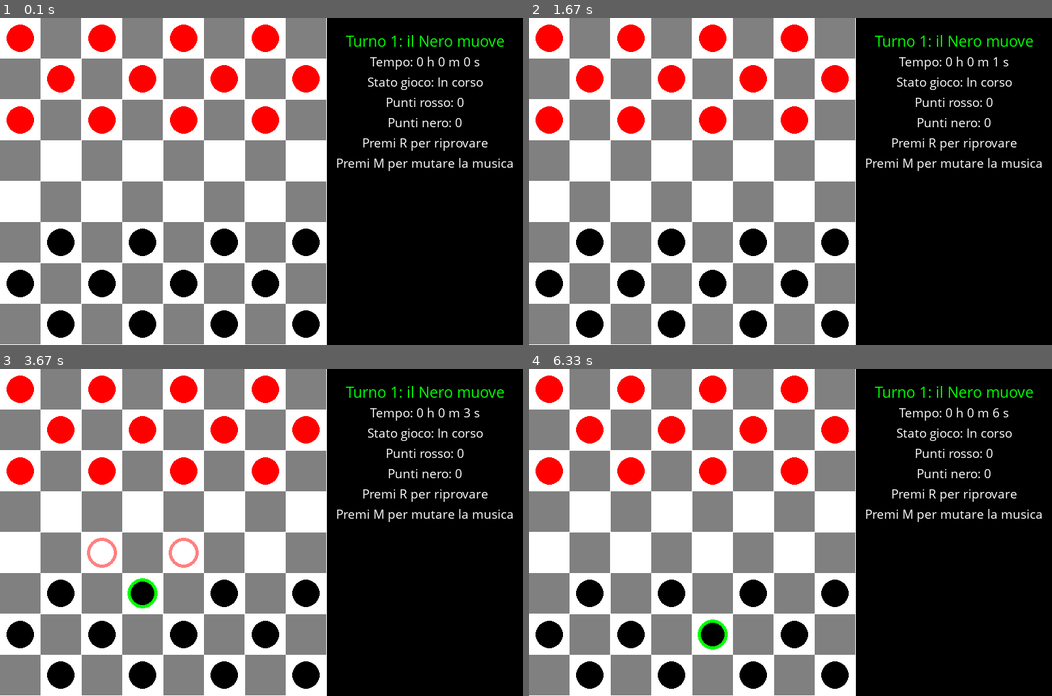
Above: before the commit, frames 1-4 (two rows, left to right).
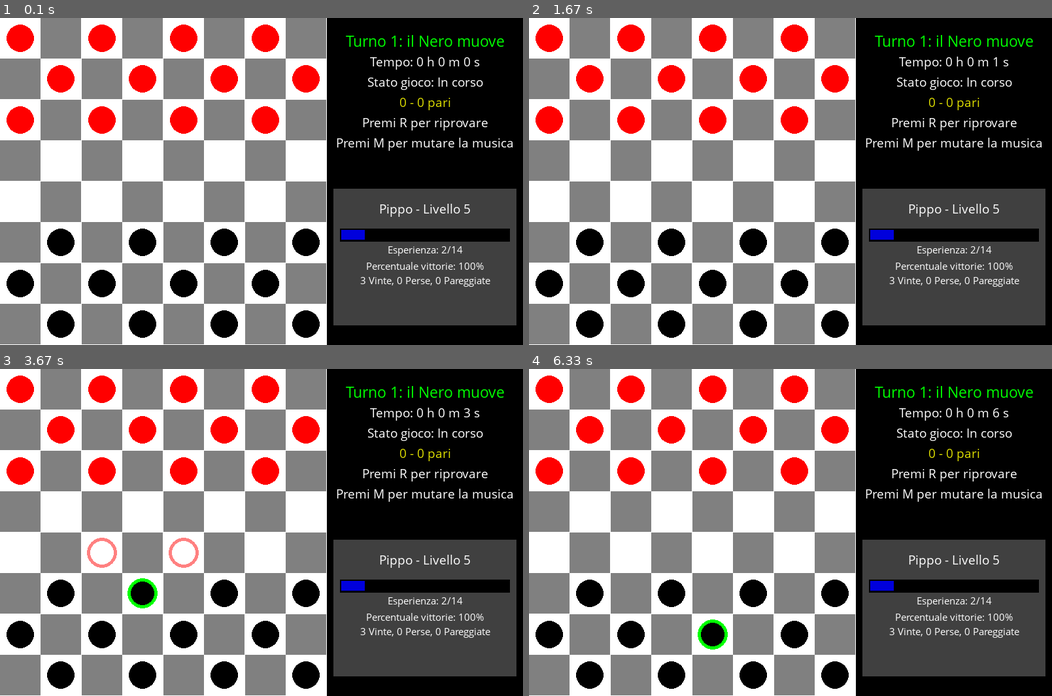
Above: after the commit, the same moments.

Repository: AlessandroBonomo28/pygame-tests
Game: pygame game, started from test1/game.py
The game is run twice, just before and just after one commit, with the same random seed, the same clock (stepped at 60 frames per second) and the same inputs.
Inputs (mouse positions are in pixels of both pictures, inside the frame that each line leads up to):
- Up to frame 1 (0.1 s): no input
- Up to frame 2 (1.67 s): press the mouse at (790, 204) at 0.37 s; move the mouse to (727, 194) at 0.47 s; release the mouse at (664, 184) at 0.6 s
- Up to frame 3 (3.67 s): click (141, 575) at 2.22 s; press the mouse at (141, 575) at 2.53 s; move the mouse to (156, 610) at 2.63 s; release the mouse at (167, 650) at 2.77 s; click (146, 473) at 2.88 s; press the mouse at (146, 473) at 3.2 s; move the mouse to (141, 532) at 3.3 s; release the mouse at (135, 591) at 3.43 s; press the mouse at (146, 473) at 3.53 s; move the mouse to (162, 460) at 3.63 s
- Up to frame 4 (6.33 s): release the mouse at (706, 450) at 3.77 s; click (701, 637) at 3.92 s; press the mouse at (675, 473) at 4.7 s; move the mouse to (816, 483) at 4.8 s; release the mouse at (957, 496) at 4.93 s; click (727, 640) at 5.95 s

The runs differ from the first frame. In frame 1, 15% of the frame differs, in the area x 63-99%, y 24-94%; in frame 2, 15%; in frame 3, 15%; in frame 4, 15%.

Commit message:
dama sounds

Diff:
--- /dev/null
+++ b/test1/build.py
@@ -0,0 +1,5 @@
+import os
+# runs the following command with os, produces the executable in dist folder
+#pyinstaller game.py --add-data "loop.mp3;game_settings.json;."
+
+os.system("pyinstaller game.py --add-data \"loop.mp3;game_settings.json;.\"")
--- a/test1/data/player.json
+++ b/test1/data/player.json
@@ -1 +1 @@
-{"ID": "2c2b2c43-3bf6-41de-b766-49f178e34f6a", "name": "Pippo", "experience": 0, "total_experience": 0, "level": 1, "losses": 0, "wins": 0}
+{"ID": "d1777a66-8de1-49c7-bfe4-803f7183def0", "name": "Pippo", "experience": 2.0492815953771775, "draws": 0, "total_experience": 42, "level": 5, "losses": 0, "wins": 3}
--- a/test1/game.py
+++ b/test1/game.py
@@ -1,6 +1,7 @@
-import pygame
+import pygame,os,json
 
 from model.dama import *
+from model.player import *
 width = 800
 height = 500
 
@@ -10,9 +11,9 @@
 text_spacing = cell_width//2
 
 bgColor = (255,255,255)
-evenCellColor = (128,128,128)
+evenCellColor = (128,128,128)#(205,133,63)
 oddCellColor = (255,255,255)
-bgLogColor = (0,0,0,128)
+bgLogColor = (0,0,0)
 redPiecesColor = (255,0,0)
 blackPiecesColor = (0,0,0)
 colorSelectedPiece = (0,255,0)
@@ -92,25 +93,69 @@
 	textRect.center = (text_x, text_y + text_spacing*2)
 	canvas.blit(text, textRect)
 
-	text = normalText.render(f"Punti rosso: {board.red_score}", True, textColor, (0,0,0))
+	min_score = min(board.red_score, board.black_score)
+	max_score = max(board.red_score, board.black_score)
+
+	score_txt_color = (220,220,0)
+	score_txt = f"{max_score} - {min_score}"
+	if board.red_score > board.black_score:
+		score_txt += " per il Rosso"
+	elif board.red_score < board.black_score:
+		score_txt += " per il Nero"
+	else:
+		score_txt += " pari"
+	text = normalText.render(score_txt, True, score_txt_color, (0,0,0))
 	textRect = text.get_rect()
 	textRect.center = (text_x, text_y + text_spacing*3)
-	canvas.blit(text, textRect)
-
-	text = normalText.render(f"Punti nero: {board.black_score}", True, textColor, (0,0,0))
-	textRect = text.get_rect()
-	textRect.center = (text_x, text_y + text_spacing*4)
 	canvas.blit(text, textRect)
 
 	reset_color = (255,255,255) if board.status == GameStatus.IN_PROGRESS else (0,255,0)
 	text = normalText.render(f"Premi R per riprovare", True, reset_color, (0,0,0))
 	textRect = text.get_rect()
+	textRect.center = (text_x, text_y + text_spacing*4)
+	canvas.blit(text, textRect)
+
+	text = normalText.render(f"Premi M per mutare la musica", True, textColor, (0,0,0))
+	textRect = text.get_rect()
 	textRect.center = (text_x, text_y + text_spacing*5)
 	canvas.blit(text, textRect)
 
-	text = normalText.render(f"Premi M per mutare la musica", True, textColor, (0,0,0))
-	textRect = text.get_rect()
-	textRect.center = (text_x, text_y + text_spacing*6)
+def drawExpBar(x,y):
+	w = (width - cell_width*8) - 40
+	pygame.draw.rect(canvas,(0,0,0),(x,y,w,cell_width//3))
+	pygame.draw.rect(canvas,(0,0,220),(x+cell_width//24,y+cell_width//24,(w-cell_width//24)*(player.experience/player.exp_limit_current_level()),cell_width//4))
+
+def drawPlayerStats():
+	text_x = 8*cell_width + (width -8*cell_width)//2
+	text_y = height//2 + cell_width//2 +10
+	bgColorRect = (64,64,64)
+	# draw background rect
+	pygame.draw.rect(canvas,bgColorRect,(8*cell_width +10, text_y - 30, width-(8*cell_width+20), height-text_y))
+	colorPlayerTxt = (255,255,255)
+	text = normalText.render(f"{player.name} - Livello {player.level}", True,colorPlayerTxt ,bgColorRect)
+	textRect = text.get_rect()
+	textRect.center = (text_x, text_y)
+	canvas.blit(text, textRect)
+
+	drawExpBar(8*cell_width + 20, text_y + text_spacing)
+	txt_exp = f"Esperienza: {int(player.experience)}/{int(player.exp_limit_current_level())}"
+	txt_exp_color = (255,255,255)
+	if board.status == GameStatus.BLACK_WINS:
+		txt_exp += f"  +{board.black_score*board.get_multiplier()} guadagnati!"
+		txt_exp_color = (0,255,0)
+	text = playerText.render(txt_exp, True, txt_exp_color,bgColorRect)
+	textRect = text.get_rect()
+	textRect.center = (text_x, text_y+ text_spacing*2)
+	canvas.blit(text, textRect)
+
+	text = playerText.render(f"Percentuale vittorie: {int(player.win_percent())}%", True, colorPlayerTxt,bgColorRect)
+	textRect = text.get_rect()
+	textRect.center = (text_x, text_y+ text_spacing*2.8)
+	canvas.blit(text, textRect)
+
+	text = playerText.render(f"{player.wins} Vinte, {player.losses} Perse, {player.draws} Pareggiate", True, colorPlayerTxt,bgColorRect)
+	textRect = text.get_rect()
+	textRect.center = (text_x, text_y+ text_spacing*3.5)
 	canvas.blit(text, textRect)
 
 def drawPreviousMove():
@@ -131,11 +176,20 @@
 
 audio_enabled = True
 pygame.mixer.init()
+
+move_sound = pygame.mixer.Sound("sounds/move.mp3")
+win_sound = pygame.mixer.Sound("sounds/win.mp3")
+lose_sound = pygame.mixer.Sound("sounds/lose.mp3")
+draw_sound = pygame.mixer.Sound("sounds/draw.mp3")
+dama_sound = pygame.mixer.Sound("sounds/dama.mp3")
+enemy_dama_sound = pygame.mixer.Sound("sounds/enemy_dama.mp3")
+
 pygame.mixer.music.load('loop.mp3')
 pygame.mixer.music.play(-1)
 
 fontTurn = pygame.font.SysFont('Comic Sans MS', 25)
 normalText = pygame.font.SysFont('Comic Sans MS', 20)
+playerText = pygame.font.SysFont('Comic Sans MS', 16)
 # CREATING CANVAS
 # resizable window
 
@@ -144,12 +198,23 @@
 
 # TITLE OF CANVAS
 pygame.display.set_caption("Dama 2023")
+
+try:
+	with open("game_settings.json") as f:
+		game_settings = json.load(f)
+		AI_delay_ms = game_settings["AI_delay_ms"]
+except:
+	AI_delay_ms = 500
+
 
 exit = False
 RED_AI_enabled = True
 BLACK_AI_enabled = False
 auto_reset = False
-AI_delay_ms = 500
+
+player = Player("Pippo")
+
+assign_exp = False
 
 black_pieces = []
 red_pieces = []
@@ -173,15 +238,29 @@
 while not exit:
 	if board.status == GameStatus.IN_PROGRESS:
 		time_elapsed_ms += pygame.time.Clock().tick(60)
+	elif assign_exp:
+		assign_exp = False
+		player.add_exp(board.black_score)
 	canvas.fill(bgColor)
 
 	if board.status == GameStatus.IN_PROGRESS:
 		if board.whoMoves() == PieceColor.RED and RED_AI_enabled:
 			# AI RED
-			board.makeMoveRedAI()
+			move, was_dama = board.makeMoveRedAI()
 			selectedPiece = None
 			suggestedMoves = None
 			pygame.time.delay(AI_delay_ms)
+			if board.status != GameStatus.IN_PROGRESS:
+					if board.status == GameStatus.RED_WINS:
+						player.add_loss()
+						pygame.mixer.Sound.play(lose_sound)
+					elif board.status == GameStatus.DRAW:
+						player.add_draw()
+						pygame.mixer.Sound.play(draw_sound)
+			if move:
+				if not was_dama and move.piece.is_dama:
+					pygame.mixer.Sound.play(enemy_dama_sound)
+			pygame.mixer.Sound.play(move_sound)
 			time_elapsed_ms += AI_delay_ms
 
 		elif board.whoMoves() == PieceColor.BLACK and BLACK_AI_enabled:
@@ -190,6 +269,7 @@
 			selectedPiece = None
 			suggestedMoves = None
 			pygame.time.delay(AI_delay_ms)
+			pygame.mixer.Sound.play(move_sound)
 			time_elapsed_ms += AI_delay_ms
 	elif auto_reset:
 		pygame.time.delay(5000)
@@ -209,6 +289,7 @@
 			text_spacing = cell_width*0.7
 			fontTurn = pygame.font.SysFont('Comic Sans MS', int(cell_width*0.5))
 			normalText = pygame.font.SysFont('Comic Sans MS', int(cell_width*0.35))
+			playerText = pygame.font.SysFont('Comic Sans MS', int(cell_width*0.25))
 			piecesRadius = cell_width//2 -10
 			selectedPieceRadius = piecesRadius +2.5
 			canvas = pygame.display.set_mode((width,height),pygame.RESIZABLE)
@@ -242,7 +323,19 @@
 			move = clickedAnyAviableMove(cellPosition)
 
 			if selectedPiece and move != None:
+				was_dama = move.piece.is_dama
 				board.makeMove(move)
+				pygame.mixer.Sound.play(move_sound)
+				if not was_dama and move.piece.is_dama:
+					pygame.mixer.Sound.play(dama_sound)
+				if board.status != GameStatus.IN_PROGRESS:
+					if board.status == GameStatus.BLACK_WINS:
+						player.add_win()
+						pygame.mixer.Sound.play(win_sound)
+					elif board.status == GameStatus.DRAW:
+						player.add_draw()
+						pygame.mixer.Sound.play(draw_sound)
+					assign_exp = True
 				selectedPiece = None
 				suggestedMoves = None
 			else:
@@ -277,5 +370,6 @@
 	pygame.draw.rect(canvas,bgLogColor,(height,0,width-height,height))
 
 	drawTextGameStatus()
-
+	if RED_AI_enabled and not BLACK_AI_enabled:
+		drawPlayerStats()
 	pygame.display.update()
--- /dev/null
+++ b/test1/game_settings.json
@@ -0,0 +1,3 @@
+{
+    "AI_delay_ms": 750
+}
--- a/test1/model/dama.py
+++ b/test1/model/dama.py
@@ -74,7 +74,7 @@
 
     def __str__(self):
         col = "Red" if self.color == PieceColor.RED else "Black"
-        return col+" "+str(self.steps) + " " + str(self.position)
+        return col+" "+str(self.steps) + " " + str(self.position) + " Dama: " + str(self.is_dama)
 
 
 class Move:
@@ -100,6 +100,7 @@
     def madeBy(self):
         return self.piece.color
 class Board:
+    __score_multiplier = 1
     status : GameStatus = GameStatus.IN_PROGRESS
     height : int = 8
     width : int = 8
@@ -134,6 +135,8 @@
                     black_pieces.append(Piece((7-j,7-i),PieceColor.BLACK,False))
         self.__init__(red_pieces,black_pieces)
 
+    def get_multiplier(self):
+        return self.__score_multiplier
 
     def getPieceByPosition(self,position) -> Piece | None:
         try:
@@ -168,6 +171,7 @@
             self.status = GameStatus.IN_PROGRESS
 
     def makeMove(self, move : Move):
+        was_dama = move.piece.is_dama
         who_moves = "Red" if self.whoMoves() == PieceColor.RED else "Black"
         print(f"{who_moves} moves {move}")
         if move.does_eat:
@@ -175,6 +179,11 @@
         else:
             self.__movePiece(move.piece, move.position_to)
         self.moves.append(move)
+
+        if not was_dama and move.piece.is_dama and move.piece.color == PieceColor.RED:
+            self.red_score += 1 * self.__score_multiplier
+        elif not was_dama and move.piece.is_dama and move.piece.color == PieceColor.BLACK:
+            self.black_score += 1 * self.__score_multiplier
 
         possible_moves = move.piece.evaluateMovePositions(self)
         # filter only eat moves
@@ -193,11 +202,12 @@
         piece.move(final_position)
         self.hashMapPieces[eaten.position] = None
         self.hashMapPieces[final_position] = piece
-        score = 1 if eaten.is_dama else 2
+        score = 2 if eaten.is_dama else 1
         if piece.color == PieceColor.RED:
-            self.red_score += score
-        else:
-            self.black_score += score
+            self.red_score += score * self.__score_multiplier
+        else:
+            self.black_score += score * self.__score_multiplier
+
 
     def __movePiece(self, piece, position):
         self.hashMapPieces[piece.position] = None
@@ -225,9 +235,9 @@
         return position[0] >= 0 and position[0] < self.width and position[1] >= 0 and position[1] < self.height
 
     def makeMoveRedAI(self):
-        self.__makeMoveAI(PieceColor.RED)
+        return self.__makeMoveAI(PieceColor.RED)
     def makeMoveBlackAI(self):
-        self.__makeMoveAI(PieceColor.BLACK)
+        return self.__makeMoveAI(PieceColor.BLACK)
 
     def __makeMoveAI(self, AI_color : PieceColor):
         moves = []
@@ -238,11 +248,13 @@
                 piece_moves = piece.evaluateMovePositions(self)
                 moves.extend(piece_moves)
         if len(moves) == 0:
-            return
+            return None, None
         # filter eat moves
         eat_moves = list(filter(lambda m: m.does_eat, moves))
         if len(eat_moves) > 0:
             move = random.choice(eat_moves)
         else:
             move = random.choice(moves)
+        was_dama = move.piece.is_dama
         self.makeMove(move)
+        return move, was_dama
--- a/test1/model/player.py
+++ b/test1/model/player.py
@@ -4,19 +4,21 @@
 import uuid
 import math
 class Player:
-    __constant_exp_multiplier : float = 44.72
+    __constant_exp_multiplier : float = 6.5
     ID : str
     total_experience : float
     experience : float
     name : str
     level : int
     losses : int
+    draws : int
     wins : int
 
     def __init__(self, name):
         self.ID = str(uuid.uuid4())
         self.name = name
         self.experience = 0
+        self.draws = 0
         self.total_experience = 0
         self.level = 1
         self.losses = 0
@@ -56,6 +58,10 @@
         self.losses += 1
         self.__save()
 
+    def add_draw(self):
+            self.draws += 1
+            self.__save()
+
     def win_percent(self):
         if self.wins == 0:
             return 0
@@ -64,13 +70,22 @@
     def add_exp(self,exp):
         self.experience += exp
         self.total_experience += exp
-        if self.experience >= self.exp_limit_current_level():
+        if int(self.experience) == int(self.exp_limit_current_level()):
+            self.level += 1
             self.experience = 0
+        while int(self.experience) > int(self.exp_limit_current_level()):
+            self.experience -= self.exp_limit_current_level()
             self.level += 1
         self.__save()
 
     def __str__(self):
         return f"Player: {self.name} \
                 \nLevel: {self.level} \
-                \nExp: {self.experience}/{int(self.exp_limit_current_level())} \
+                \nExp: {int(self.experience)}/{int(self.exp_limit_current_level())} \
                 \nWin percentage: {self.win_percent()}%"
+
+"""p = Player("test")
+
+for i in range(1):
+    p.add_exp(20)
+    print(p)"""
--- a/test1/pygame2exe.py
+++ /dev/null
@@ -1,40 +0,0 @@
-# This is an example setup.py file
-# run it from the windows command line like so:
-# > C:\Python2.4\python.exe setup.py py2exe
-
-from distutils.core import setup
-
-import py2exe, glob
-
-opts = {
- "py2exe": {
-   # if you import .py files from subfolders of your project, then those are
-   # submodules.  You'll want to declare those in the "includes"
-   'includes':['model',
-               'model.dama',
-               'pygame',
-               'random'
-              ],
- }
-}
-
-setup(
-
-  #this is the file that is run when you start the game from the command line.
-  console=['game.py'],
-
-  #options as defined above
-  options=opts,
-
-  #data files - these are the non-python files, like images and sounds
-  #the glob module comes in handy here.
-  data_files = [
-    ("loop", glob.glob("loop\\*.mp3") + glob.glob("data\\*.ogg")),
-    #("data/glarf", glob.glob("data\\glarf\\*.*")) ,
-    #("data/level1", glob.glob("data\\level1\\*.*"))
-  ],
-
-  #this will pack up a zipfile instead of having a glut of files sitting
-  #in a folder.
-  zipfile="lib/shared.zip"
-)
Not shown, removed: test1/build.sh
Not shown, added: test1/sounds/dama.mp3
Not shown, added: test1/sounds/draw.mp3
Not shown, added: test1/sounds/enemy_dama.mp3
Not shown, added: test1/sounds/lose.mp3
Not shown, added: test1/sounds/move.mp3
Not shown, added: test1/sounds/win.mp3
